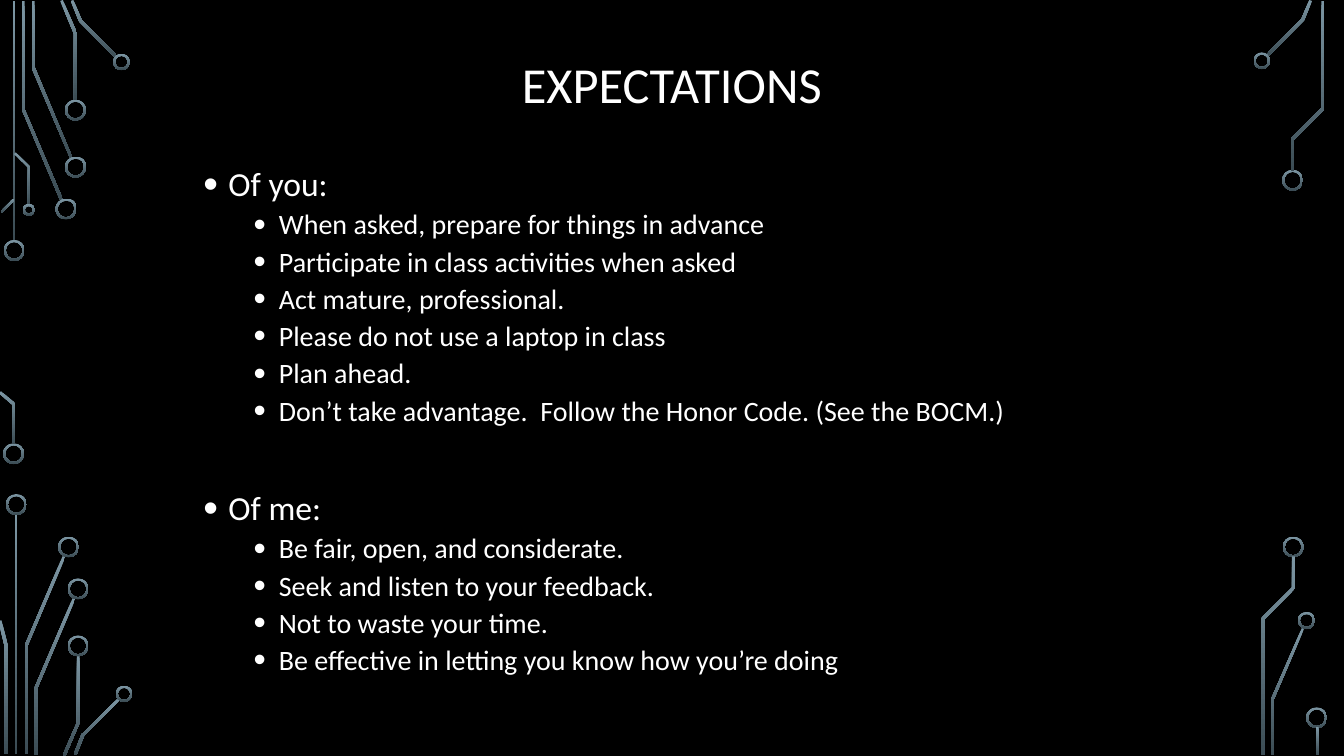
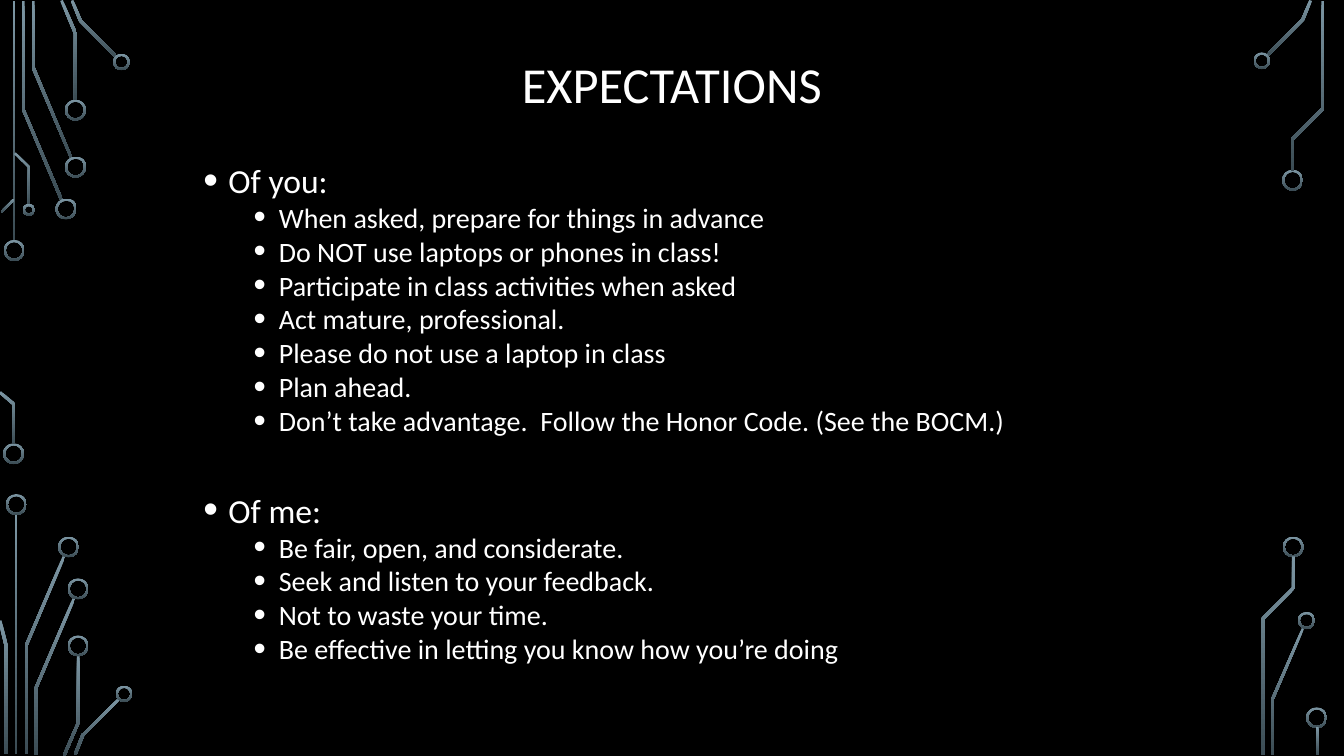
Before and after one commit to markfloryan/dmt2, a slide deck: slide 10 of slides/00-CourseIntroduction.pptx. Drawn at 1344x756 pixels with LibreOffice and Linux fonts; fonts in the diff are those of the drawing; background and template pictures are left out. Boxes give left, top, right and bottom in pixels: in the first picture for what was removed or moved away, otherwise in the second. Text is boxed around its words. In the diff, an @@ line names an element or a change of style, - is before the commit and + after.

```diff
--- a/slides/00-CourseIntroduction.pptx
+++ b/slides/00-CourseIntroduction.pptx
@@ text at bbox=[228, 170, 1004, 664]: line spacing 0.9 to 0.8 @@
@@ text at bbox=[279, 242, 721, 267]: paragraph added @@
+  • Do NOT use laptops or phones in class!
```
Also in this commit, not shown: 2 other files.
